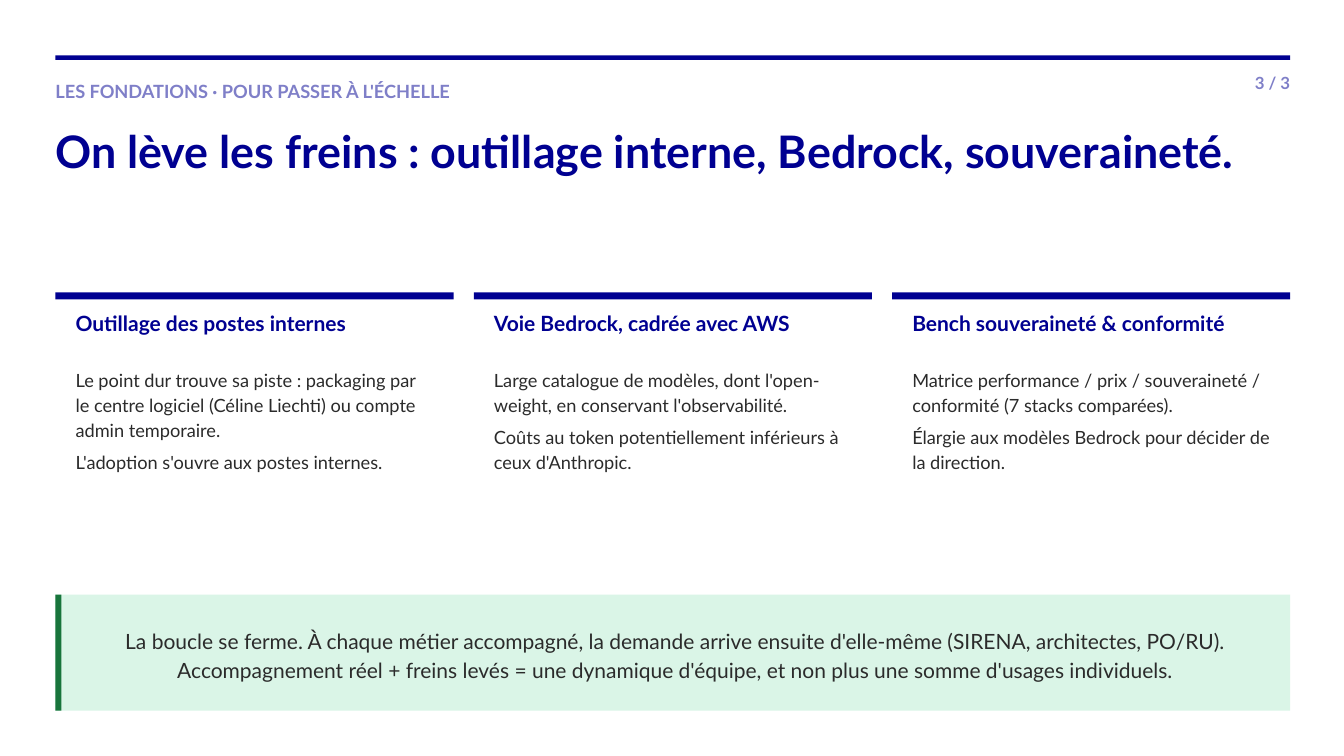
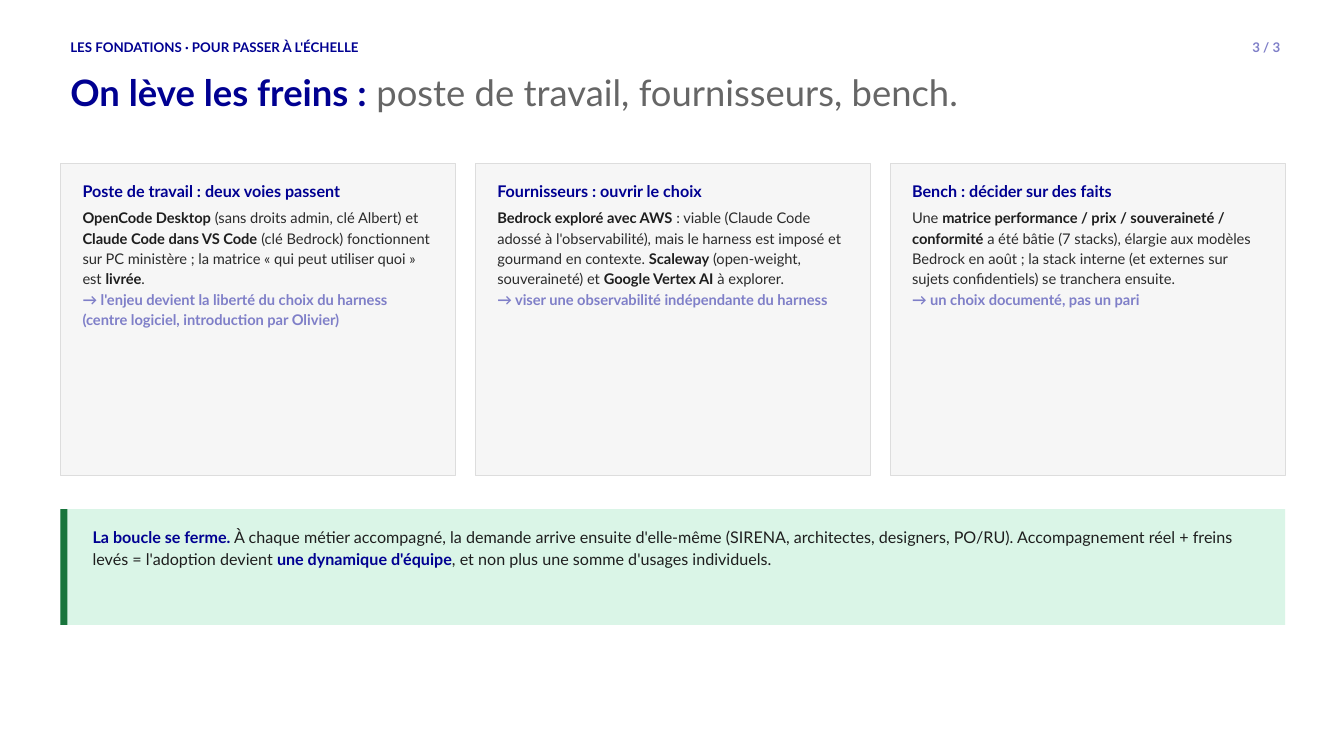
Before and after one commit to SocialGouv/transfo-ia, a slide deck: slide 3 of Livrables/Recit-Mission2/Impact_Adoption-IA_3-slides.pptx. Drawn at 1344x756 pixels with LibreOffice and Linux fonts; fonts in the diff are those of the drawing. Boxes give left, top, right and bottom in pixels: in the first picture for what was removed or moved away, otherwise in the second. Text is boxed around its words. In the diff, an @@ line names an element or a change of style, - is before the commit and + after.

```diff
--- a/Livrables/Recit-Mission2/Impact_Adoption-IA_3-slides.pptx
+++ b/Livrables/Recit-Mission2/Impact_Adoption-IA_3-slides.pptx
@@ rectangle removed at (x1=55, y1=55, x2=1291, y2=59) @@
@@ text "LES FONDATIONS · POUR PASSER ..." moved from (x1=55, y1=83, x2=450, y2=98) to (x1=70, y1=41, x2=359, y2=52) @@
@@ text "LES FONDATIONS · POUR PASSER ..." at (x1=70, y1=41, x2=359, y2=52): size 13 to 9.5 pt, text colour #7F7FC8 to #000091; line spacing 1 to 1.15; less space between paragraphs @@
@@ text "3 / 3" moved from (x1=1255, y1=77, x2=1290, y2=89) to (x1=1252, y1=42, x2=1281, y2=52) @@
@@ text "3 / 3" at (x1=1252, y1=42, x2=1281, y2=52): size 12 to 9.5 pt; line spacing 1 to 1.15; less space between paragraphs @@
@@ text at (x1=70, y1=79, x2=958, y2=112): text changed; size 32 to 26 pt; text colour #000091 to #666666; bold off @@
-On lève les freins : outillage interne, Bedrock, souveraineté.
+On lève les freins : poste de travail, fournisseurs, bench.
@@ rectangle resized from (x1=55, y1=292, x2=454, y2=299) to (x1=60, y1=163, x2=456, y2=476) @@
@@ rectangle resized from (x1=474, y1=292, x2=872, y2=299) to (x1=475, y1=163, x2=870, y2=476) @@
@@ fill #000091 to #F6F6F6; outline none to #DDDDDD 0.75 pt in 3 elements at (x1=475, y1=163, x2=870, y2=476), (x1=60, y1=163, x2=456, y2=476), (x1=890, y1=163, x2=1286, y2=476) @@
@@ rectangle resized from (x1=892, y1=292, x2=1291, y2=299) to (x1=890, y1=163, x2=1286, y2=476) @@
@@ text added at (x1=83, y1=185, x2=340, y2=200), 11.5 pt, text #000091, bold @@
+Poste de travail : deux voies passent
@@ text added at (x1=497, y1=185, x2=702, y2=197), 11.5 pt, text #000091, bold @@
+Fournisseurs : ouvrir le choix
@@ text added at (x1=912, y1=185, x2=1112, y2=197), 11.5 pt, text #000091, bold @@
+Bench : décider sur des faits
@@ text added at (x1=83, y1=212, x2=430, y2=284), 10.5 pt, text #2B2B2B @@
+OpenCode Desktop (sans droits admin, clé Albert) et Claude Code dans VS Code (clé Bedrock) fonctionnent sur PC ministère ; la matrice « qui peut utiliser quoi » est livrée.
@@ text added at (x1=497, y1=212, x2=841, y2=287), 10.5 pt, text #2B2B2B @@
+Bedrock exploré avec AWS : viable (Claude Code adossé à l'observabilité), mais le harness est imposé et gourmand en contexte. Scaleway (open-weight, souveraineté) et Google Vertex AI à explorer.
@@ text at (x1=912, y1=212, x2=1251, y2=287): text changed; size 13 to 10.5 pt @@
-Matrice performance / prix / souveraineté / conformité (7 stacks comparées).
-Élargie aux modèles Bedrock pour décider de la direction.
+Une matrice performance / prix / souveraineté / conformité a été bâtie (7 stacks), élargie aux modèles Bedrock en août ; la stack interne (et externes sur sujets confidentiels) se tranchera ensuite.
@@ rectangle removed at (x1=55, y1=292, x2=454, y2=555) @@
@@ text at (x1=83, y1=294, x2=387, y2=328): text changed; size 15 to 10.5 pt; text colour #000091 to #7F7FC8 @@
-Outillage des postes internes
+→ l'enjeu devient la liberté du choix du harness (centre logiciel, introduction par Olivier)
@@ rectangle removed at (x1=474, y1=292, x2=872, y2=555) @@
@@ text at (x1=515, y1=294, x2=827, y2=308): text changed; size 15 to 10.5 pt; text colour #000091 to #7F7FC8 @@
-Voie Bedrock, cadrée avec AWS
+→ viser une observabilité indépendante du harness
@@ rectangle removed at (x1=892, y1=292, x2=1291, y2=555) @@
@@ text at (x1=930, y1=294, x2=1140, y2=308): text changed; size 15 to 10.5 pt; text colour #000091 to #7F7FC8 @@
-Bench souveraineté & conformité
+→ un choix documenté, pas un pari
@@ text removed at (x1=76, y1=373, x2=416, y2=472) @@
-Le point dur trouve sa piste : packaging par le centre logiciel (Céline Liechti) ou compte admin temporaire.
-L'adoption s'ouvre aux postes internes.
@@ text removed at (x1=494, y1=373, x2=839, y2=472) @@
-Large catalogue de modèles, dont l'open-weight, en conservant l'observabilité.
-Coûts au token potentiellement inférieurs à ceux d'Anthropic.
@@ rectangle moved from (x1=55, y1=595, x2=62, y2=711) to (x1=60, y1=509, x2=68, y2=625) @@
@@ rectangle added at (x1=60, y1=509, x2=1286, y2=625), fill #DAF5E7 @@
@@ text "La boucle se ferme. À ..." moved from (x1=55, y1=595, x2=1291, y2=711) to (x1=93, y1=528, x2=1233, y2=568) @@
@@ text "La boucle se ferme. À ..." at (x1=93, y1=528, x2=1233, y2=568): vertical alignment middle to top; fill #DAF5E7 to none @@
@@ text at (x1=93, y1=528, x2=1233, y2=568): text changed; size 15 to 11.5 pt; text colour #2B2B2B to #1E1E1E @@
-La boucle se ferme. À chaque métier accompagné, la demande arrive ensuite d'elle-même (SIRENA, architectes, PO/RU). Accompagnement réel + freins levés = une dynamique d'équipe, et non plus une somme d'usages individuels.
+La boucle se ferme. À chaque métier accompagné, la demande arrive ensuite d'elle-même (SIRENA, architectes, designers, PO/RU). Accompagnement réel + freins levés = l'adoption devient une dynamique d'équipe, et non plus une somme d'usages individuels.
```
Also in this commit, not shown: 2 other slides changed, 5 other files.
